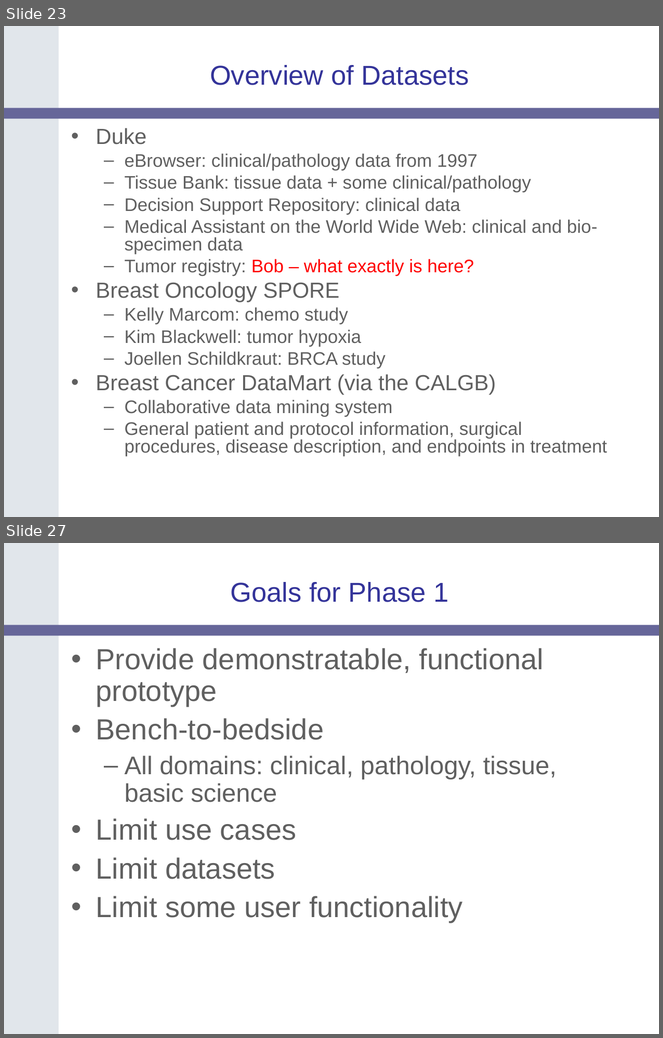
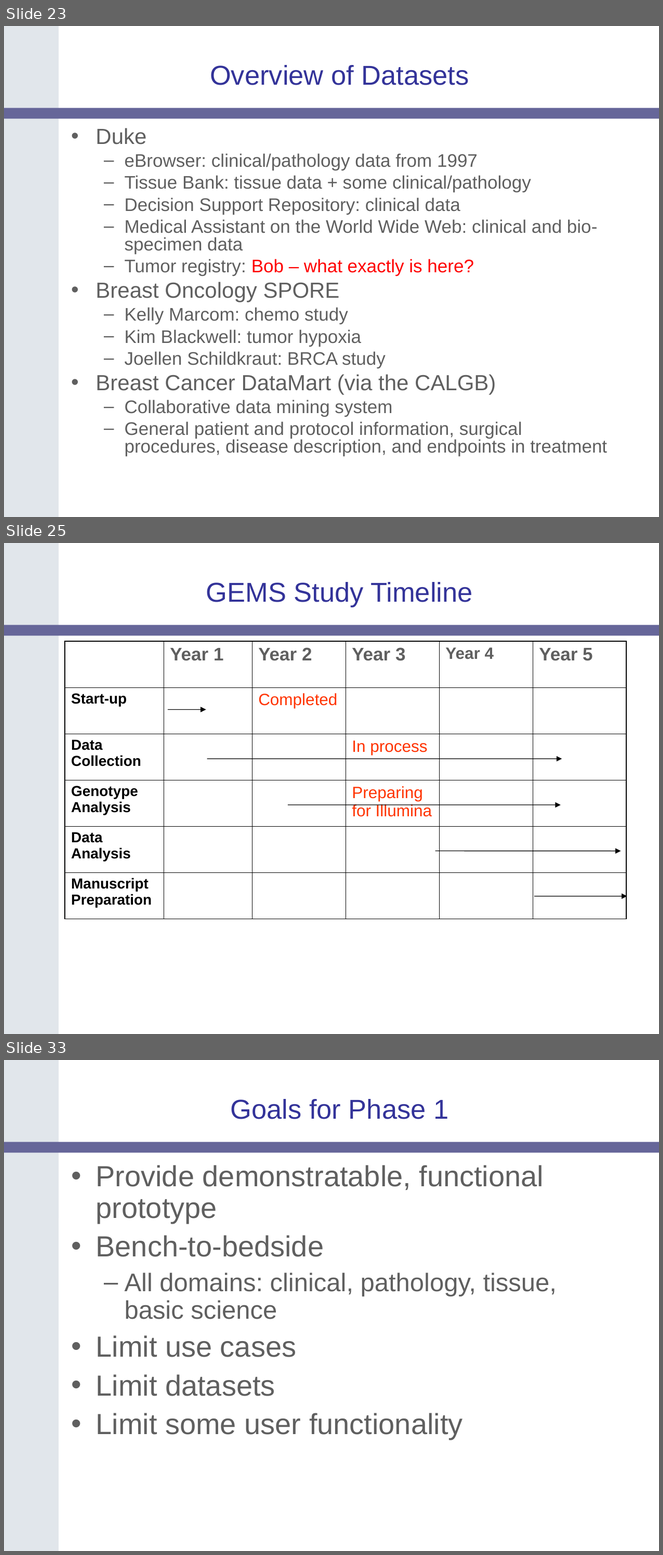
Before and after one commit to NCIP/catrip, a slide deck: catrip/documentation/presentations/catrip_f2f_2006_05/catrip_f2f_introduction_2006_05.ppt. Shown one above the other, each under a label of ours: slides 23 and 27 before the commit, slides 23, 25 and 33 after it; the slides between them are not shown. The pictures are 663x1038 and 663x1555 pixels, drawn with LibreOffice and Linux fonts; fonts in the diff are those of the drawing; background and template pictures are left out. Boxes give left, top, right and bottom in pixels: in the first picture for what was removed or moved away, otherwise in the second. Text is boxed around its words. In the diff, an @@ line names an element or a change of style, - is before the commit and + after.

Commit message:
added GEMS
SVN-Revision: 65

```diff
--- a/catrip/documentation/presentations/catrip_f2f_2006_05/catrip_f2f_introduction_2006_05.ppt
+++ b/catrip/documentation/presentations/catrip_f2f_2006_05/catrip_f2f_introduction_2006_05.ppt
@@ slide 25 added at <box>4,543,659,1034</box>, background #FFFFFF; not listed: 2 template elements that a slide beside it also shows @@
@@ title added at <box>206,582,473,607</box>, 30 pt, text #333399 @@
+GEMS Study Timeline
@@ table added at <box>65,641,627,919</box>, 6 rows, 6 columns @@
+ | Year 1 | Year 2 | Year 3 | Year 4 | Year 5
+Start-up |  | Completed |  |  | 
+Data Collection |  |  | In process |  | 
+Genotype Analysis |  |  | Preparing for Illumina |  | 
+Data Analysis |  |  |  |  | 
+Manuscript Preparation |  |  |  |  | 
@@ arrow added from (168, 709) to (206, 709), #000000 0.74 pt @@
@@ arrow added from (207, 759) to (562, 759), #000000 0.74 pt @@
@@ arrow added from (288, 805) to (561, 805), #000000 0.74 pt @@
@@ arrow added from (435, 851) to (621, 851), #000000 0.74 pt @@
@@ arrow added from (535, 896) to (627, 896), #000000 0.74 pt @@
@@ what was slide 27 is now slide 33 @@
```
Also in this commit, not shown: 4 slides changed, 11 other slides added, 6 slides removed.
